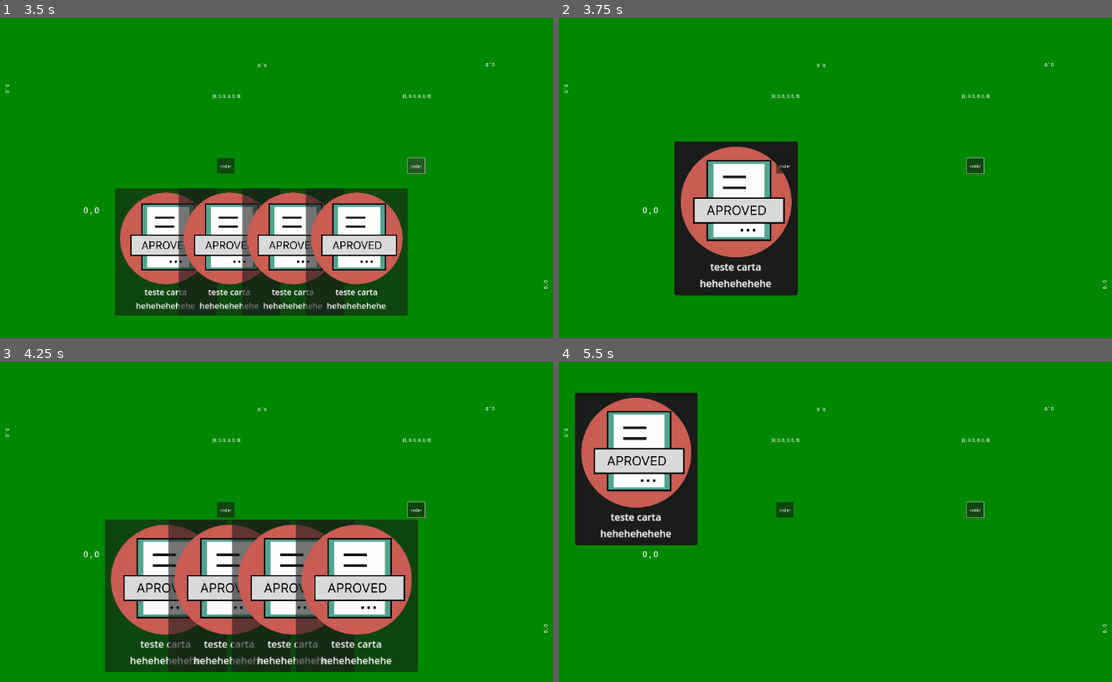
Above: before the commit, frames 1-4 (two rows, left to right).
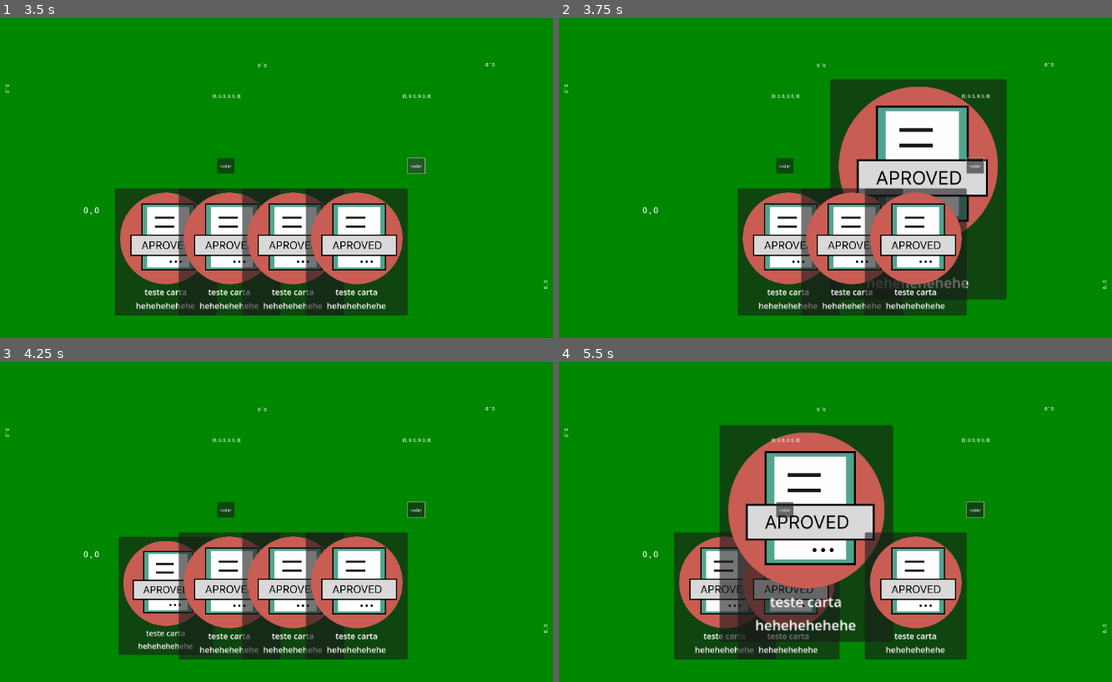
Above: after the commit, the same moments.

Repository: nitsuboy/greatestcardgame-retested
Game: Godot game, scene res://scenes/game_manager.tscn
The game is run twice, just before and just after one commit, with the same random seed, the same clock (stepped at 60 frames per second) and the same inputs.
Inputs (mouse positions are in pixels of both pictures, inside the frame that each line leads up to):
- Up to frame 1 (3.5 s): click "rodar" at 0.5 s; click "rodar" at 1.25 s; click "rodar" at 2 s; tap Enter at 2.75 s; move the mouse to (425, 162) at 2.77 s; press the mouse at (425, 162) at 2.78 s
- Up to frame 2 (3.75 s): release the mouse at (984, 162) at 3.5 s; tap Space at 3.5 s; drag from (702, 200) to (802, 254) at 3.52 s
- Up to frame 3 (4.25 s): no input
- Up to frame 4 (5.5 s): move the mouse to (901, 442) at 4.27 s; press the mouse at (901, 442) at 4.28 s; release the mouse at (901, 442) at 5 s; tap Enter at 5 s; drag from (802, 598) to (636, 467) at 5.02 s

Frame 1 is identical in both runs. In frame 2, 37% of the frame differs, in the area x 20-81%, y 19-93%; in frame 3, 19%; in frame 4, 42%, in the area x 2-74%, y 9-93%.

Commit message:
fix: ajeitando problemas finais no ecs

Diff:
--- a/resources/cards/carta1.tres
+++ b/resources/cards/carta1.tres
@@ -2,14 +2,14 @@
 
 [ext_resource type="Script" uid="uid://e28mjikyb0n" path="res://scripts/ECS/component.gd" id="1_rj3rp"]
 [ext_resource type="Script" uid="uid://bnwou8rf68emo" path="res://scripts/effect.gd" id="2_5yn54"]
-[ext_resource type="Script" uid="uid://btxlllaifohcx" path="res://scripts/dragging/components/draggable_component.gd" id="2_rj3rp"]
+[ext_resource type="Script" uid="uid://cvhs517v4hcku" path="res://scripts/zoom/components/zoomable_component.gd" id="2_rj3rp"]
 [ext_resource type="Script" uid="uid://m1q1ntk8pgeq" path="res://scripts/cards/card_data.gd" id="3_rj3rp"]
 
-[sub_resource type="Resource" id="Resource_h4buk"]
+[sub_resource type="Resource" id="Resource_5yn54"]
 script = ExtResource("2_rj3rp")
-metadata/_custom_type_script = "uid://btxlllaifohcx"
+metadata/_custom_type_script = "uid://cvhs517v4hcku"
 
 [resource]
 script = ExtResource("3_rj3rp")
-components = Array[ExtResource("1_rj3rp")]([SubResource("Resource_h4buk")])
+components = Array[ExtResource("1_rj3rp")]([SubResource("Resource_5yn54")])
 metadata/_custom_type_script = "uid://m1q1ntk8pgeq"
--- a/scripts/Input/events/card_input_event.gd
+++ b/scripts/Input/events/card_input_event.gd
@@ -1,7 +1,7 @@
 class_name CardInputEvent
 extends Event
 
-func init(event_args : CardInputEventArgs = null) -> void:
+func _init(event_args : CardInputEventArgs = null) -> void:
 	args = event_args
 	targets = [event_args.entity]
 
--- a/scripts/cards/card.gd
+++ b/scripts/cards/card.gd
@@ -27,7 +27,6 @@
 	entity.components.append(nc)
 	for c in card_data.components:
 		entity.components.append(c.duplicate())
-	print(EntitySystem.has_comp(entity,DraggableComponent))
 
 func _apply_card_data() -> void:
 	# Atualiza os elementos de UI
@@ -56,7 +55,9 @@
 
 	# TODO: move this to input system. please don't let it be here
 	var e_args = CardInputEventArgs.new(event, entity)
+	print(e_args.entity)
 	var e = CardInputEvent.new(e_args)
+	print(e.targets)
 	e.start()
 
 func _on_control_mouse_exited() -> void:
--- a/scripts/dragging/components/draggable_component.gd
+++ b/scripts/dragging/components/draggable_component.gd
@@ -3,3 +3,4 @@
 
 var dragging := false
 var offset := Vector2.ZERO
+var zoom := 1.2
--- a/scripts/dragging/systems/drag_system.gd
+++ b/scripts/dragging/systems/drag_system.gd
@@ -23,13 +23,14 @@
 	node.get_child(1).mouse_default_cursor_shape = Control.CURSOR_DRAG
 	comp.dragging = true
 	Globals.is_dragging = true
-	node.resize(1.2)
+	node.resize(comp.zoom)
 	node.rotate(0.1, node.rotation)
 
 static func on_drag_end(comp: DraggableComponent,node: Node):
 	node.get_child(1).mouse_default_cursor_shape = Control.CURSOR_POINTING_HAND
 	comp.dragging = false
 	Globals.is_dragging = false
+	node.resize(1)
 	node.move(0.1, node.snap_pos)
 
 static func handle_gui_input(entity: Entity, comp: DraggableComponent, args: EventArgs) -> void:
--- a/scripts/player_hand.gd
+++ b/scripts/player_hand.gd
@@ -64,6 +64,7 @@
 		card.snap_rot = max_rotation_degrees * rot_multiplier
 		var draggable = EntitySystem.get_comp(card.entity, DraggableComponent)
 		if not draggable:
+			card.move(.1, final, max_rotation_degrees * rot_multiplier)
 			continue
 		if !draggable.dragging:
 			card.move(.1, final, max_rotation_degrees * rot_multiplier)
Renamed: scripts/ECS/event-args.gd -> scripts/ECS/event_args.gd
Renamed: scripts/ECS/event-args.gd.uid -> scripts/ECS/event_args.gd.uid
Not shown, removed: scenes/game_manager.tscn19406000013.tmp
Not shown, removed: scenes/game_manager.tscn20913226310.tmp
Not shown, removed: scenes/game_manager.tscn20934999496.tmp
